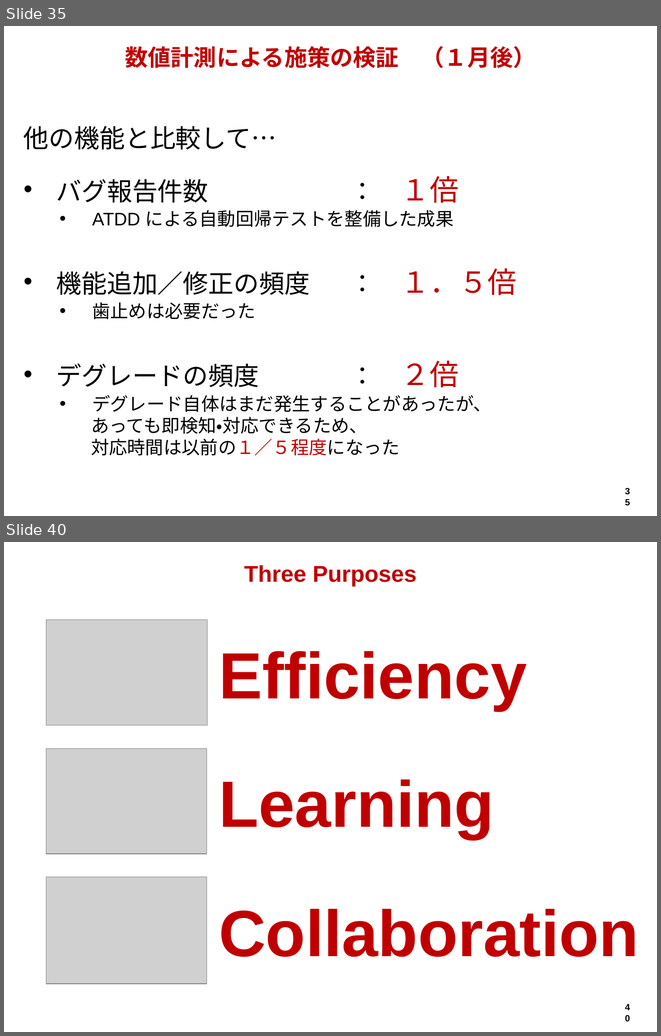
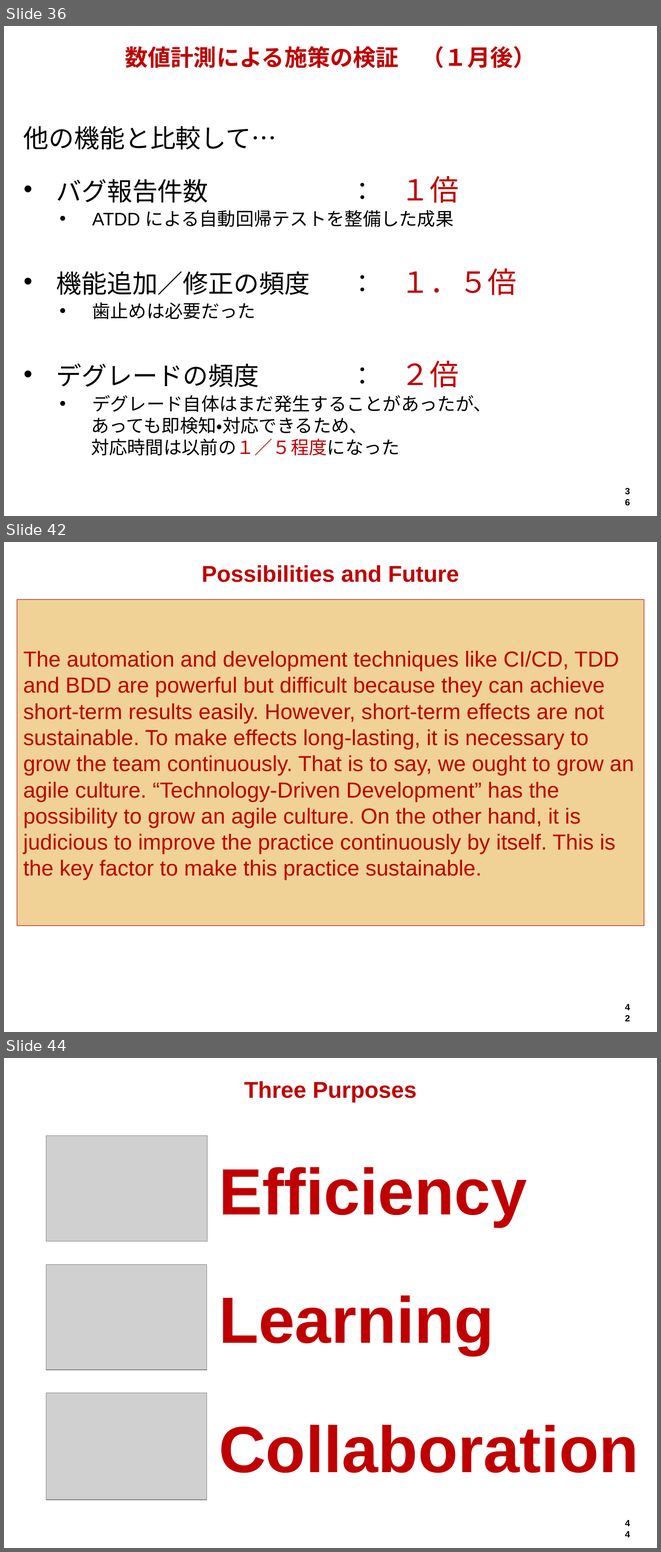
Before and after one commit to hageyahhoo/agile2014, a slide deck: presentations/TechnologyDrivenDevelopment.pptx. Shown one above the other, each under a label of ours: slides 35 and 40 before the commit, slides 36, 42 and 44 after it; the slides between them are not shown. The pictures are 661x1036 and 661x1552 pixels, drawn with LibreOffice and Linux fonts; fonts in the diff are those of the drawing; grey boxes stand for pictures; background and template pictures are left out. Boxes give left, top, right and bottom in pixels: in the first picture for what was removed or moved away, otherwise in the second. Text is boxed around its words. In the diff, an @@ line names an element or a change of style, - is before the commit and + after.

```diff
--- a/presentations/TechnologyDrivenDevelopment.pptx
+++ b/presentations/TechnologyDrivenDevelopment.pptx
@@ slide 42 added at [4,542,657,1032], background #FFFFFF; not listed: 1 template element that a slide beside it also shows @@
@@ title added at [202,565,459,582], 25.2 pt, text #C00000, bold @@
+Possibilities and Future
@@ rectangle added at [17,599,645,925], fill #F0D296, outline #BF0000 0.75 pt, 24 pt, text #C00000 @@
+The automation and development techniques like CI/CD, TDD and BDD are powerful but difficult because they can achieve short-term results easily. However, short-term effects are not sustainable. To make effects long-lasting, it is necessary to grow the team continuously. That is to say, we ought to grow an agile culture. “Technology-Driven Development” has the possibility to grow an agile culture. On the other hand, it is judicious to improve the practice continuously by itself. This is the key factor to make this practice sustainable.
@@ what was slide 35 is now slide 36 @@
@@ what was slide 40 is now slide 44 @@
@@ page number at [618,1514,637,1532]: text changed @@
-40
+44
```
Also in this commit, not shown: 14 slides changed, 10 other slides added, 7 slides removed.
